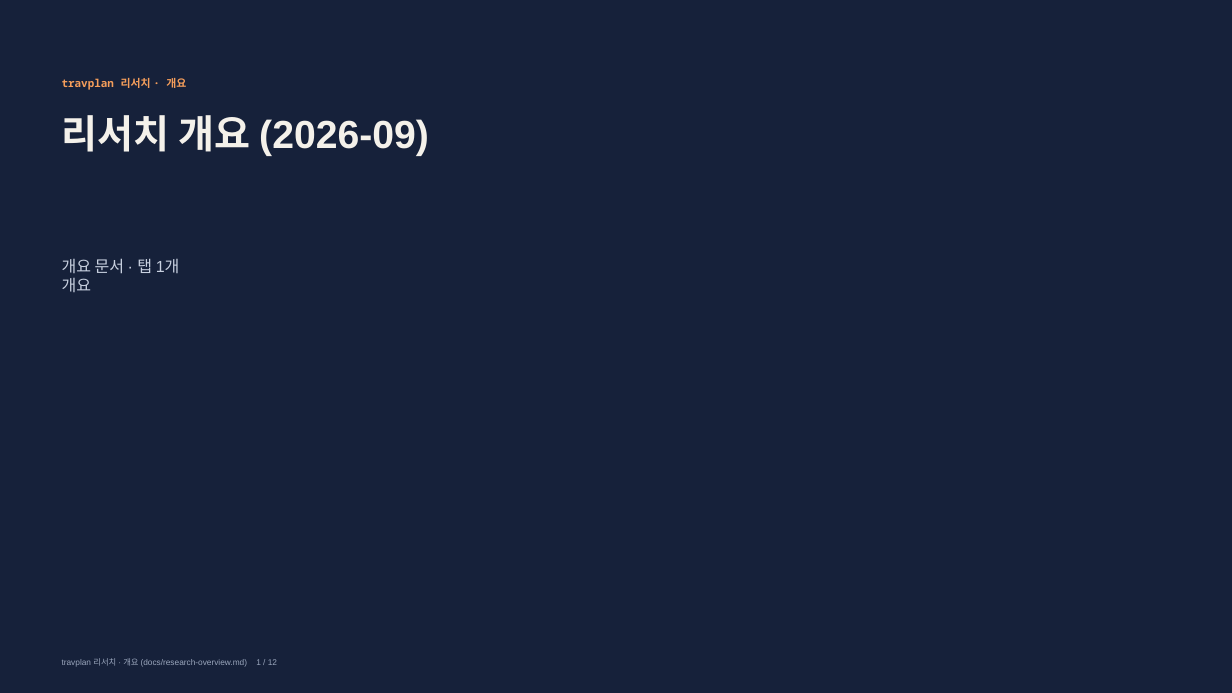
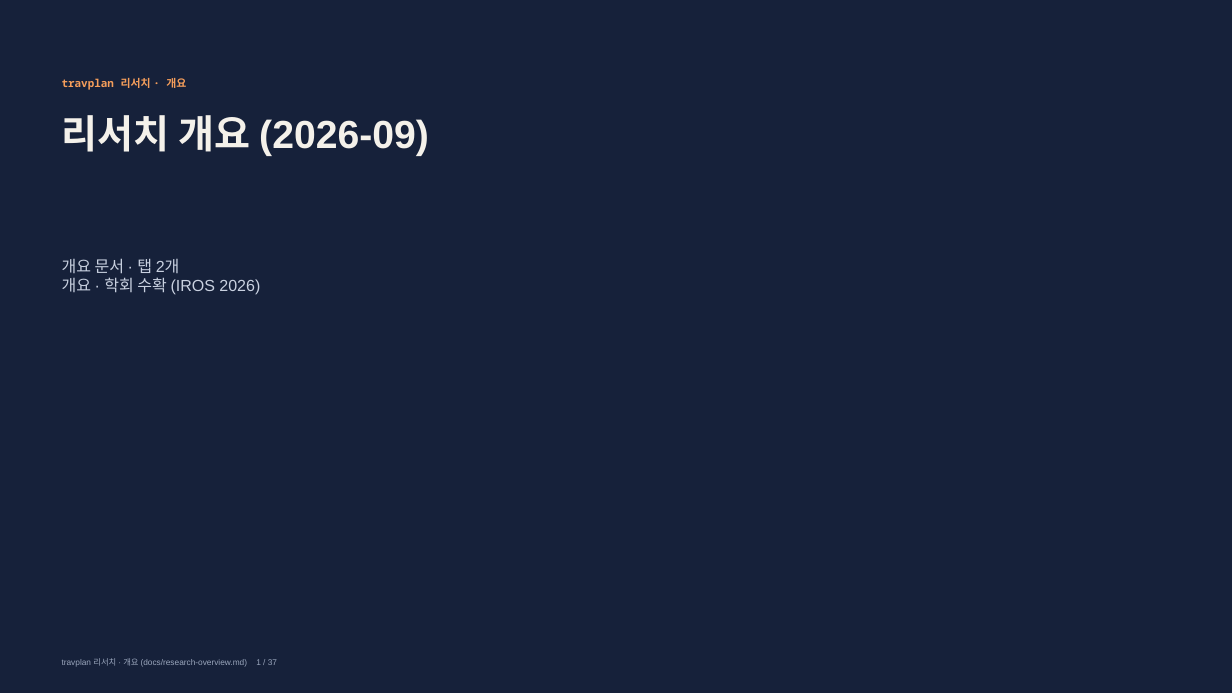
Before and after one commit to Geonhee-LEE/travplan-site, a slide deck: slide 1 of slides/research-overview/research-overview.pptx. Drawn at 1232x693 pixels with LibreOffice and Linux fonts; fonts in the diff are those of the drawing. Boxes give left, top, right and bottom in pixels: in the first picture for what was removed or moved away, otherwise in the second. Text is boxed around its words. In the diff, an @@ line names an element or a change of style, - is before the commit and + after.

```diff
--- a/slides/research-overview/research-overview.pptx
+++ b/slides/research-overview/research-overview.pptx
@@ text at bbox=[62, 258, 260, 295]: text changed @@
-개요 문서 · 탭 1개
-개요
+개요 문서 · 탭 2개
+개요 · 학회 수확 (IROS 2026)
```
Also in this commit, not shown: 11 other slides changed, 25 slides added, 25 other files.
